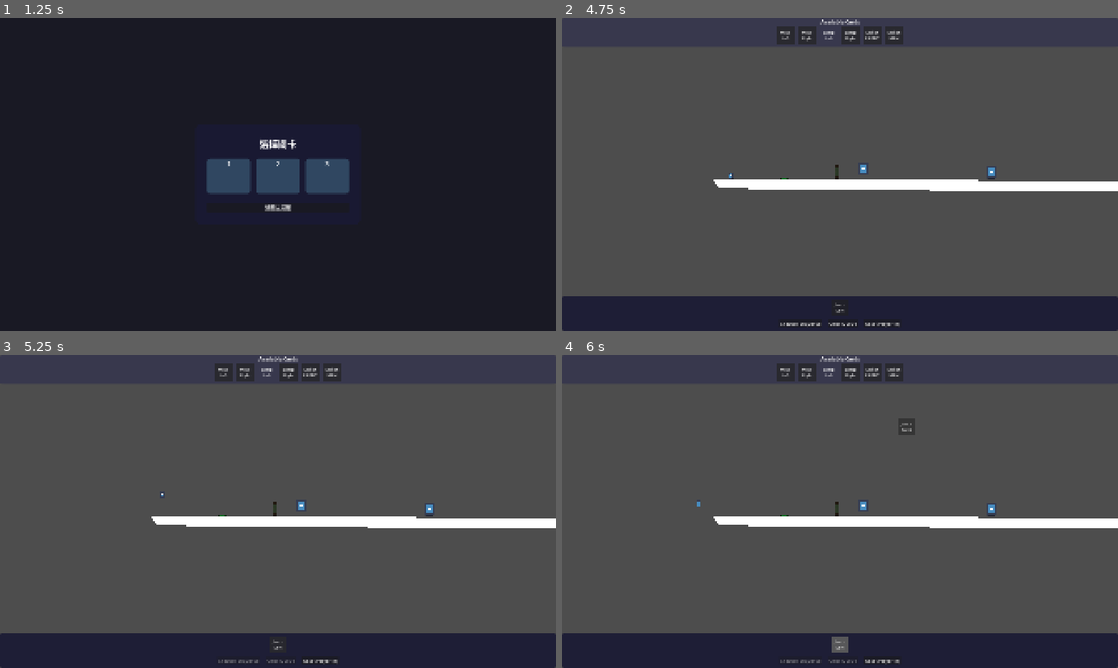
Above: before the commit, frames 1-4 (two rows, left to right).
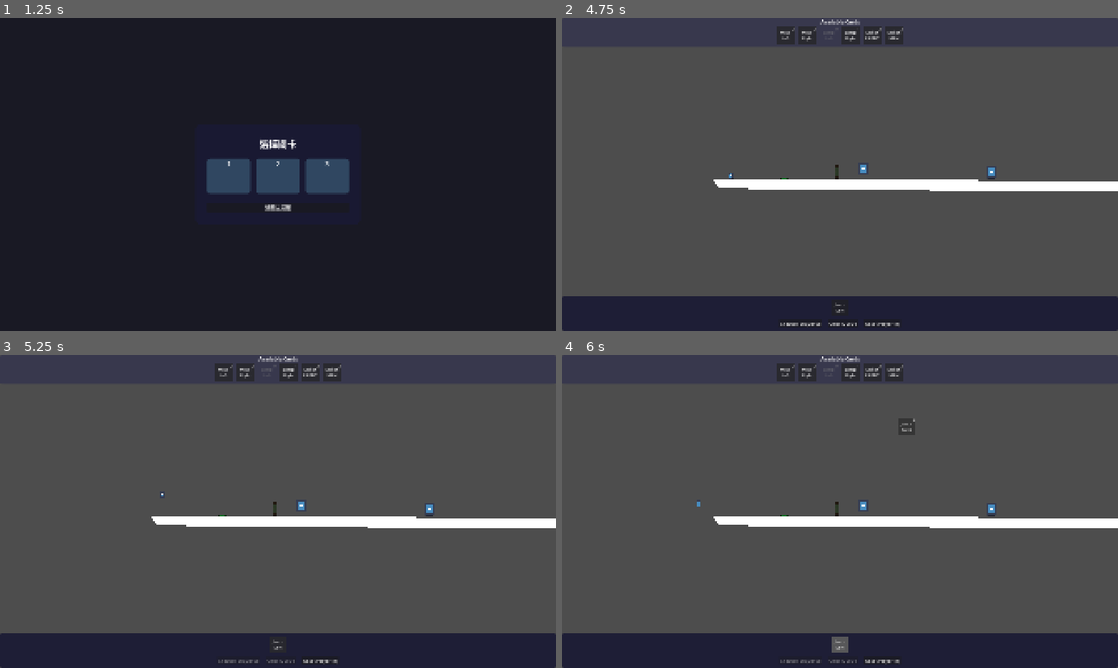
Above: after the commit, the same moments.

Repository: Yuanryan/Rune-Lengend
Game: Godot game, scene res://Scenes/main.tscn
Same seed, same stepped clock (60 frames per second), same inputs: the game is played once before the commit and once after it. The engine's default icon, where the game draws it, is replaced by a stand-in: a white triangle on a blue panel in a dark square.
Inputs (mouse positions are in pixels of both pictures, inside the frame that each line leads up to):
- Up to frame 1 (1.25 s): click "Start" at 0.5 s
- Up to frame 2 (4.75 s): click "🔒" at 1.25 s; click "Reset Player (R)" at 2 s; tap Enter (ui_accept) at 2.75 s; drag from (784, 36) to (862, 168) at 2.77 s; drag from (806, 36) to (862, 168) at 3.52 s; move the mouse to (828, 36) at 4.27 s; click (828, 36) at 4.42 s
- Up to frame 3 (5.25 s): click "Execute Sequence" at 5 s
- Up to frame 4 (6 s): drag from (851, 373) to (990, 508) at 5.77 s

Frame 1 is identical in both runs. In frame 2, less than 0.1% of the frame differs, in the area x 41-62%, y 3-7%; in frame 3, less than 0.1%; in frame 4, less than 0.1%, in the area x 41-64%, y 3-22%.

Commit message:
Card Usage limits

Diff:
--- a/Resources/Levels/level_1.tres
+++ b/Resources/Levels/level_1.tres
@@ -5,5 +5,13 @@
 [resource]
 script = ExtResource("1_0x8k2")
 level_name = "Level 1"
+max_total_actions = 8
+individual_action_limits = Dictionary[int, int]({
+0: 2,
+1: 2,
+2: 1,
+3: 1,
+4: 2
+})
 available_animals = Array[int]([1, 0])
 metadata/_custom_type_script = "uid://bnoi35lwldban"
--- a/Resources/Levels/level_2.tres
+++ b/Resources/Levels/level_2.tres
@@ -5,5 +5,13 @@
 [resource]
 script = ExtResource("1_guwgs")
 level_name = "Level 2"
+max_total_actions = 6
+individual_action_limits = Dictionary[int, int]({
+0: 1,
+1: 1,
+2: 1,
+3: 1,
+4: 2
+})
 available_animals = Array[int]([1])
 metadata/_custom_type_script = "uid://bnoi35lwldban"
--- a/Scenes/UI/card_tile.tscn
+++ b/Scenes/UI/card_tile.tscn
@@ -58,3 +58,17 @@
 scroll_active = false
 horizontal_alignment = 1
 vertical_alignment = 1
+
+[node name="UsageLabel" type="Label" parent="."]
+unique_name_in_owner = true
+layout_mode = 1
+anchors_preset = 1
+anchor_left = 1.0
+anchor_right = 1.0
+offset_left = -10.0
+offset_bottom = 23.0
+grow_horizontal = 0
+theme_override_font_sizes/font_size = 12
+text = "
+"
+horizontal_alignment = 2
--- a/Scripts/Managers/ui_manager.gd
+++ b/Scripts/Managers/ui_manager.gd
@@ -83,6 +83,9 @@
         return
     if in_game_ui:
         in_game_ui.card_deck.create_cards_from_level_resource(level.level_resource)
+        # 連接卡片組到動作佇列以監聽變化
+        if in_game_ui.action_queue:
+            in_game_ui.card_deck.connect_to_action_queue(in_game_ui.action_queue)
 
 func get_in_game_ui() -> CanvasLayer:
     """獲取遊戲內UI"""
--- a/Scripts/UI/InGame/card_deck.gd
+++ b/Scripts/UI/InGame/card_deck.gd
@@ -7,6 +7,8 @@
 
 var current_animal: Animal
 var card_tiles: Array[CardTile] = []
+var action_usage_count: Dictionary[Action.ActionType, int] = {}
+var current_level_resource: LevelResource
 
 signal card_selected(card: CardTile)
 
@@ -42,15 +44,18 @@
     card_tiles.clear()
 
 # 從關卡資源創建卡片
-func create_cards_from_level_resource(level_resource: LevelResource) -> void:
+func create_cards_from_level_resource(resource: LevelResource) -> void:
     """根據關卡資源創建卡片"""
-    if not level_resource:
+    if not resource:
         print("關卡資源不存在，無法創建卡片")
         return
 
+    current_level_resource = resource
+    _initialize_action_usage_count(resource)
     clear_cards()
     _create_four_cards()
-    _create_switch_animal_card(level_resource.available_animals)
+    _create_switch_animal_card(resource.available_animals)
+    _update_card_states()
 
 func _create_four_cards() -> void:
     _create_card(Action.ActionType.MOVE_LEFT, "Move Left")
@@ -64,3 +69,122 @@
         var card = _create_card(Action.ActionType.SWITCH_ANIMAL, "Switch " + name)
         if card:
             card.animal_type = animal
+
+# 初始化動作使用計數
+func _initialize_action_usage_count(resource: LevelResource) -> void:
+    """初始化動作使用計數"""
+    action_usage_count.clear()
+    if not resource:
+        return
+
+    # 初始化所有動作類型的使用計數為 0
+    for action_type in resource.individual_action_limits.keys():
+        action_usage_count[action_type] = 0
+
+# 檢查動作是否可以使用
+func can_use_action(action_type: Action.ActionType) -> bool:
+    """檢查指定動作是否還可以使用"""
+    if not current_level_resource:
+        return true
+
+    # 檢查總動作數量限制
+    var total_used = _get_total_actions_used()
+    if total_used >= current_level_resource.max_total_actions:
+        return false
+
+    # 檢查個別動作限制
+    var current_usage = action_usage_count.get(action_type, 0)
+    var max_usage = current_level_resource.individual_action_limits.get(action_type, 999)
+
+    return current_usage < max_usage
+
+# 使用動作
+func use_action(action_type: Action.ActionType) -> bool:
+    """使用一個動作，返回是否成功"""
+    if not can_use_action(action_type):
+        return false
+
+    action_usage_count[action_type] = action_usage_count.get(action_type, 0) + 1
+    _update_card_states()
+    return true
+
+# 取消使用動作
+func unuse_action(action_type: Action.ActionType) -> void:
+    """取消使用一個動作"""
+    var current_usage = action_usage_count.get(action_type, 0)
+    if current_usage > 0:
+        action_usage_count[action_type] = current_usage - 1
+        _update_card_states()
+
+# 獲取總動作使用數量
+func _get_total_actions_used() -> int:
+    """獲取總動作使用數量"""
+    var total = 0
+    for count in action_usage_count.values():
+        total += count
+    return total
+
+# 更新卡片狀態
+func _update_card_states() -> void:
+    """更新所有卡片的可用狀態"""
+    for card in card_tiles:
+        if is_instance_valid(card):
+            var action_type = card.get_action_type()
+            var can_use = can_use_action(action_type)
+            var current_usage = action_usage_count.get(action_type, 0)
+            var max_usage = current_level_resource.individual_action_limits.get(action_type, 999) if current_level_resource else 999
+
+            card.set_usage_info(can_use, current_usage, max_usage)
+
+# 重置動作使用計數
+func reset_action_usage() -> void:
+    """重置所有動作使用計數"""
+    if current_level_resource:
+        _initialize_action_usage_count(current_level_resource)
+        _update_card_states()
+
+# 獲取動作使用信息
+func get_action_usage_info() -> Dictionary:
+    """獲取動作使用信息"""
+    var info = {}
+    if not current_level_resource:
+        return info
+
+    for action_type in current_level_resource.individual_action_limits.keys():
+        var current = action_usage_count.get(action_type, 0)
+        var max_usage = current_level_resource.individual_action_limits.get(action_type, 0)
+        info[action_type] = {
+            "current": current,
+            "max": max_usage,
+            "remaining": max_usage - current
+        }
+
+    info["total_used"] = _get_total_actions_used()
+    info["total_max"] = current_level_resource.max_total_actions
+    info["total_remaining"] = current_level_resource.max_total_actions - _get_total_actions_used()
+
+    return info
+
+# 監聽動作佇列變化
+func connect_to_action_queue(action_queue: QueuePanel) -> void:
+    """連接到動作佇列以監聽變化"""
+    if action_queue:
+        # 只在未連接時才連接
+        if not action_queue.action_added.is_connected(_on_action_added):
+            action_queue.action_added.connect(_on_action_added)
+        if not action_queue.action_removed.is_connected(_on_action_removed):
+            action_queue.action_removed.connect(_on_action_removed)
+        if not action_queue.queue_cleared.is_connected(_on_queue_cleared):
+            action_queue.queue_cleared.connect(_on_queue_cleared)
+
+func _on_action_added(action_type: Action.ActionType, index: int) -> void:
+    """當動作被添加到佇列時"""
+    use_action(action_type)
+
+func _on_action_removed(action_type: Action.ActionType, index: int) -> void:
+    """當動作從佇列移除時"""
+    unuse_action(action_type)
+
+func _on_queue_cleared() -> void:
+    """當佇列被清空時"""
+    reset_action_usage()
--- a/Scripts/UI/InGame/card_queue.gd
+++ b/Scripts/UI/InGame/card_queue.gd
@@ -33,6 +33,12 @@
         return false
 
     var can_drop = typeof(data) == TYPE_DICTIONARY and data.has("type") and data["type"] == "card"
+
+    # 檢查動作限制 - 現在由 CardTile 的 can_use() 方法處理
+    if can_drop:
+        var card: CardTile = data.get("card")
+        if card and not card.can_use():
+            can_drop = false
 
     if can_drop:
         _is_dragging_over = true
@@ -121,6 +127,8 @@
     if card and card.animal_type != -1:
         # CardTile 會攜帶 animal_type（僅 SWITCH_ANIMAL 會用到）
         animal_type = card.animal_type
+
+    # 動作使用計數由 CardDeck 在卡片狀態更新時處理
 
     var queue_card = _create_queue_card(action_type, card.get_action_label(), animal_type)
     queue_cards.insert(insert_index, queue_card)
@@ -172,6 +180,9 @@
     if index >= 0 and index < queue_cards.size():
         var card = queue_cards[index]
         var action_type = card.get_action_type()
+
+        # 動作使用計數由 CardDeck 在卡片狀態更新時處理
+
         queue_cards.remove_at(index)
         card.queue_free()
         action_removed.emit(action_type, index)
@@ -188,14 +199,21 @@
         print("佇列被鎖定，無法添加卡片")
         return
 
+    # 檢查卡片是否可以使用 - 現在由 CardTile 的 can_use() 方法處理
+    if not card.can_use():
+        print("卡片已達到使用限制，無法添加")
+        return
+
     var insert_index = queue_cards.size()
     _add_card_at_index(card, insert_index)
 
 func clear_queue() -> void:
     """清空佇列"""
+    # 動作使用計數由 CardDeck 在卡片狀態更新時處理
     for card in queue_cards:
         if is_instance_valid(card):
             card.queue_free()
+
     queue_cards.clear()
     queue_cleared.emit()
 
@@ -287,3 +305,5 @@
 func is_locked() -> bool:
     """檢查隊列是否被鎖定"""
     return _is_locked
+
+# 不再需要設置卡片組引用，動作計數由 CardDeck 直接管理
--- a/Scripts/UI/InGame/card_tile.gd
+++ b/Scripts/UI/InGame/card_tile.gd
@@ -13,10 +13,17 @@
 @onready var bg: ColorRect = %ColorRect
 @onready var label: RichTextLabel = %Label
 @onready var outline: ColorRect = %OutlineColorRect
+@onready var usage_label: Label = %UsageLabel
+
 var _is_dragging: bool = false
 var _glow_tween: Tween
 # 專供 SWITCH_ANIMAL 使用：記錄目標動物類型（Animal.AnimalType 的整數值）。-1 代表未設定
 var animal_type: int = -1
+
+# 動作使用限制相關
+var _can_use: bool = true
+var _current_usage: int = 0
+var _max_usage: int = 999
 
 signal card_clicked(card: CardTile)
 signal card_dragged(card: CardTile)
@@ -109,3 +116,42 @@
     """處理遊戲內狀態變化"""
     if new_state != GameManager.InGameState.EXECUTING:
         set_executing(false)
+
+# 設置使用信息
+func set_usage_info(usable: bool, current_usage: int, max_usage: int) -> void:
+    """設置動作使用信息"""
+    _can_use = usable
+    _current_usage = current_usage
+    _max_usage = max_usage
+
+    _update_usage_display()
+    _update_visual_state()
+
+# 更新使用次數顯示
+func _update_usage_display() -> void:
+    """更新使用次數顯示"""
+    if not usage_label:
+        return
+
+    if _max_usage < 999:  # 只有有限制的動作才顯示
+        usage_label.text = str(_max_usage - _current_usage)
+        usage_label.visible = true
+    else:
+        usage_label.visible = false
+
+# 更新視覺狀態
+func _update_visual_state() -> void:
+    """根據可用狀態更新視覺效果"""
+    if not _can_use:
+        # 禁用狀態：變暗並降低透明度
+        modulate = Color(0.5, 0.5, 0.5, 0.6)
+        draggable = false
+    else:
+        # 可用狀態：恢復正常
+        modulate = Color.WHITE
+        draggable = true
+
+# 檢查是否可以使用
+func can_use() -> bool:
+    """檢查卡片是否可以使用"""
+    return _can_use
--- a/Scripts/UI/InGame/in_game_ui.gd
+++ b/Scripts/UI/InGame/in_game_ui.gd
@@ -13,6 +13,7 @@
     _connect_signals.call_deferred()
     _update_ui.call_deferred()
     _connect_game_manager_signals()
+    _setup_card_deck_reference()
 
 func _connect_signals() -> void:
     # Connect queue signals
@@ -37,6 +38,11 @@
     """連接 GameManager 的狀態變化信號"""
     if GameManager:
         GameManager.in_game_state_changed.connect(_on_in_game_state_changed)
+
+func _setup_card_deck_reference() -> void:
+    """設置卡片組引用到動作佇列"""
+    # 這個方法現在在 create_cards_from_level_resource 中調用
+    pass
 
 func _on_card_selected(card: CardTile) -> void:
     """當卡片被點擊時，將其添加到動作佇列末尾"""
@@ -113,6 +119,10 @@
         action_queue.unlock_queue()
         action_queue.clear_executing_action()
 
+    # 重置動作使用計數
+    if card_deck:
+        card_deck.reset_action_usage()
+
     # 重置到規劃階段
     GameManager.reset_to_planning()
 
@@ -123,7 +133,26 @@
     """恢復動作佇列（由LevelManager調用）"""
     if action_queue:
         action_queue.restore_action_queue(action_descriptors)
-    _update_ui()
+
+    # 恢復動作使用計數
+    if card_deck:
+        _restore_action_usage_count(action_descriptors)
+
+    _update_ui()
+
+func _restore_action_usage_count(action_descriptors: Array) -> void:
+    """恢復動作使用計數"""
+    if not card_deck:
+        return
+
+    # 重置計數
+    card_deck.reset_action_usage()
+
+    # 根據動作描述恢復使用計數
+    for desc in action_descriptors:
+        var action_type: Action.ActionType = desc.get("action_type", -1)
+        if action_type != -1:
+            card_deck.use_action(action_type)
 
 func disable_buttons() -> void:
     execute_button.disabled = true
@@ -147,6 +176,11 @@
     var action_count = action_queue.get_action_count() if action_queue else 0
     var current_state = GameManager.current_in_game_state
 
+    # 獲取動作使用信息
+    var usage_info = {}
+    if card_deck:
+        usage_info = card_deck.get_action_usage_info()
+
     # 根據當前狀態更新按鈕狀態
     match current_state:
         GameManager.InGameState.PLANNING:
@@ -190,9 +224,11 @@
         match current_state:
             GameManager.InGameState.PLANNING:
                 if action_count == 0:
-                    info_label.text = "Drag cards from above to build your action sequence"
+                    var usage_text = _get_usage_text(usage_info)
+                    info_label.text = "Drag cards from above to build your action sequence" + usage_text
                 else:
-                    info_label.text = "Ready to execute " + str(action_count) + " actions"
+                    var usage_text = _get_usage_text(usage_info)
+                    info_label.text = "Ready to execute " + str(action_count) + " actions" + usage_text
             GameManager.InGameState.EXECUTING:
                 info_label.text = "Executing actions... Queue is locked"
             GameManager.InGameState.COMPLETED:
@@ -202,6 +238,19 @@
             GameManager.InGameState.PAUSED:
                 info_label.text = "Game is paused"
 
+func _get_usage_text(usage_info: Dictionary) -> String:
+    """獲取使用限制文本"""
+    if usage_info.is_empty():
+        return ""
+
+    var total_used = usage_info.get("total_used", 0)
+    var total_max = usage_info.get("total_max", 0)
+
+    if total_max > 0:
+        return " (" + str(total_used) + "/" + str(total_max) + " actions used)"
+
+    return ""
+
 func _show_message(text: String) -> void:
     if info_label:
         var original_text = info_label.text
